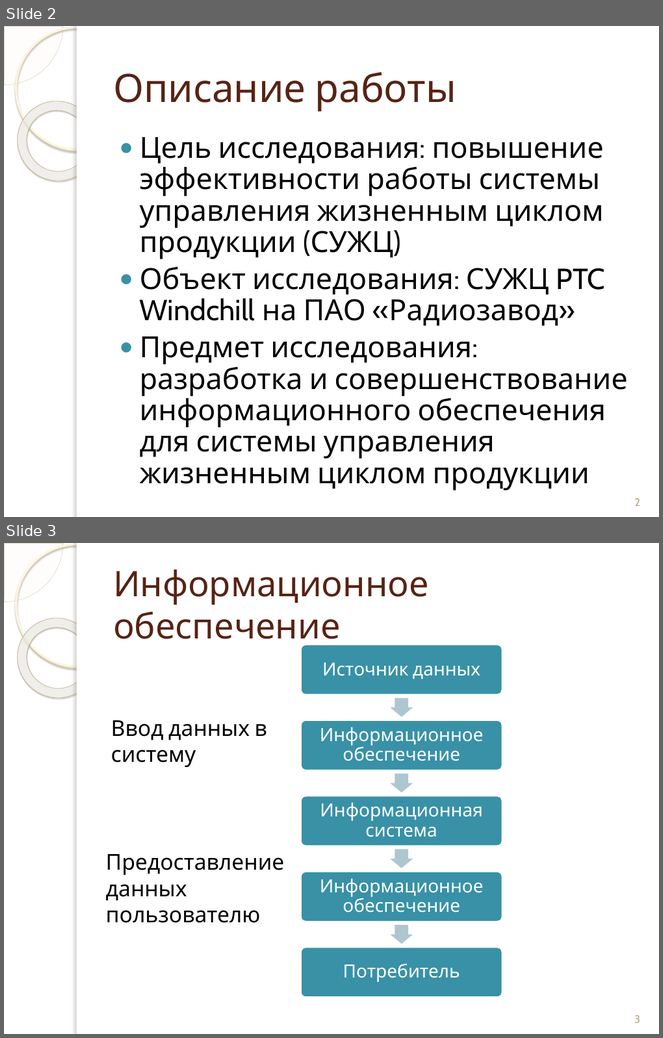
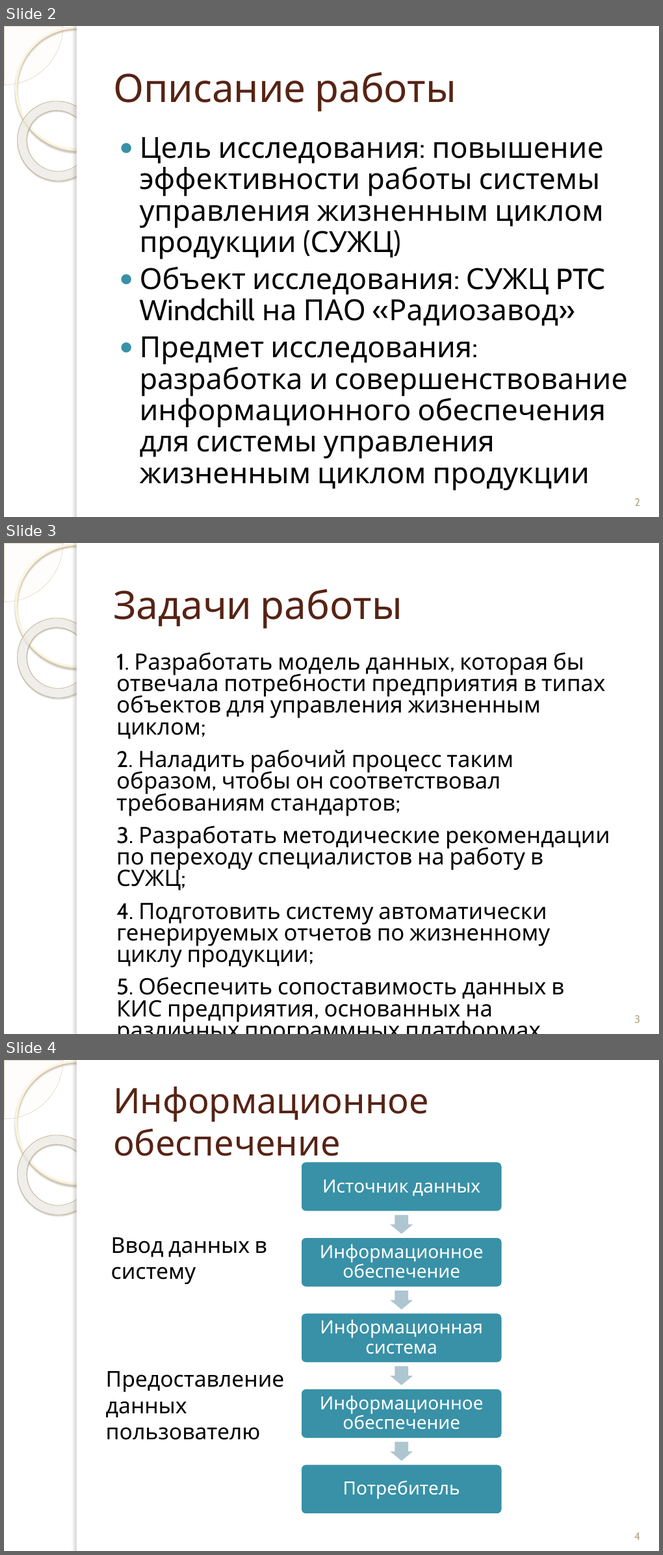
Before and after one commit to andreytemn/university, a slide deck: diplom/Темников презентация к диплому.pptx. Shown one above the other, each under a label of ours: slides 2 and 3 before the commit, slides 2, 3 and 4 after it. The pictures are 663x1038 and 663x1555 pixels, drawn with LibreOffice and Linux fonts; fonts in the diff are those of the drawing; background and template pictures are left out. Boxes give left, top, right and bottom in pixels: in the first picture for what was removed or moved away, otherwise in the second. Text is boxed around its words. In the diff, an @@ line names an element or a change of style, - is before the commit and + after.

```diff
--- a/diplom/Темников презентация к диплому.pptx
+++ b/diplom/Темников презентация к диплому.pptx
@@ slide 3 added at [4,543,659,1034], background picture (left out); not listed: 5 template elements that a slide beside it also shows @@
@@ title added at [113,589,402,629], 43 pt, text #572314 @@
+Задачи работы
@@ text added at [116,652,610,1023], 24.8 pt, text #000000 @@
+1. Разработать модель данных, которая бы отвечала потребности предприятия в типах объектов для управления жизненным циклом;
+2. Наладить рабочий процесс таким образом, чтобы он соответствовал требованиям стандартов;
+3. Разработать методические рекомендации по переходу специалистов на работу в СУЖЦ;
+4. Подготовить систему автоматически генерируемых отчетов по жизненному циклу продукции;
+5. Обеспечить сопоставимость данных в КИС предприятия, основанных на различных программных платформах.
@@ page number added at [634,1016,640,1023], 12 pt, text #B6A98A @@
+3
@@ what was slide 3 is now slide 4 @@
@@ page number at [634,1533,640,1540]: text changed @@
-3
+4
```
Also in this commit, not shown: 8 slides changed, 2 other slides added, 3 other files.
